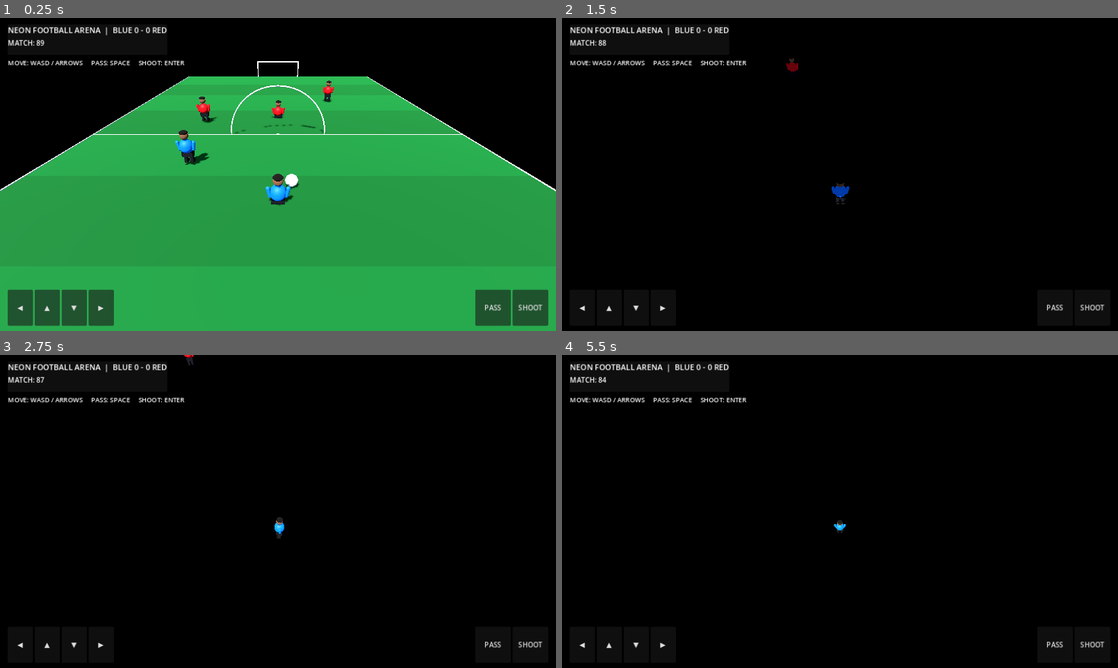
Above: before the commit, frames 1-4 (two rows, left to right).
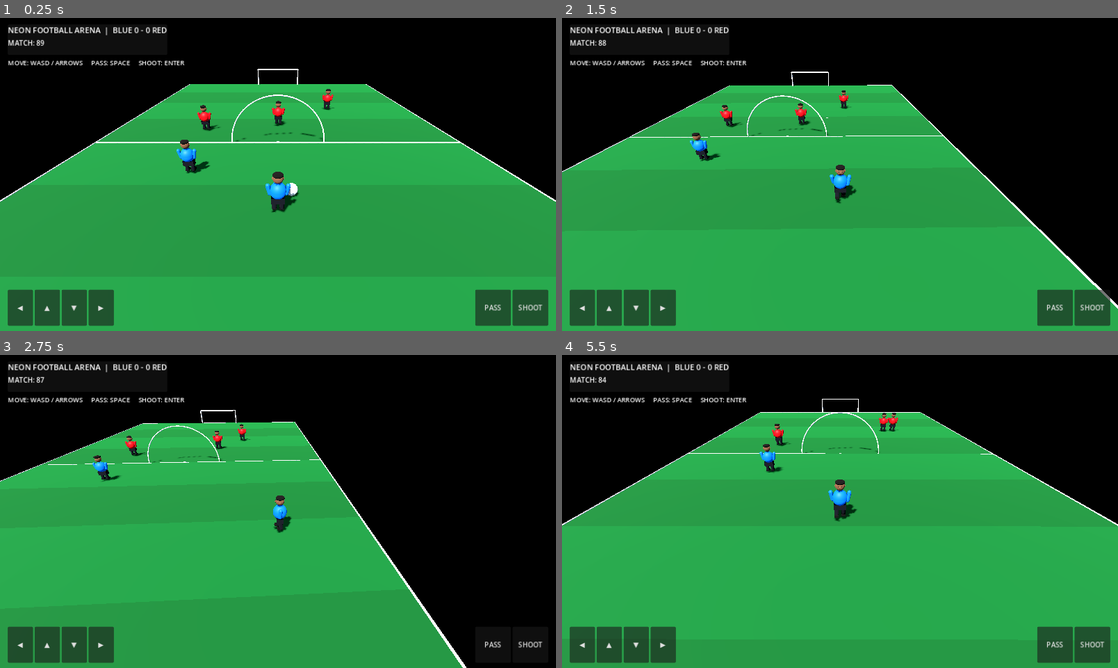
Above: after the commit, the same moments.

Repository: jasti1-real/Games-
Game: Godot game, scene res://Main.tscn
Same seed, same stepped clock (60 frames per second), same inputs: the game is played once before the commit and once after it.
Inputs:
- Up to frame 1 (0.25 s): no input
- Up to frame 2 (1.5 s): tap Enter (shoot_ball) at 0.5, 1.35 s; hold D (move_right) 0.53-1.28 s; tap Space (pass_ball) at 0.6 s; hold S (move_back) from 1.28 s (still down)
- Up to frame 3 (2.75 s): release S (move_back) at 2.03 s; hold D (move_right) from 2.03 s (still down); tap Space (pass_ball) at 2.1 s
- Up to frame 4 (5.5 s): release D (move_right) at 2.78 s; hold W (move_forward) 2.78-3.53 s; tap Enter (shoot_ball) at 2.85, 4.35 s; hold A (move_left) 3.53-5.03 s; tap Space (pass_ball) at 3.6, 5.1 s; hold S (move_back) from 5.03 s (still down)

The runs differ from the first frame. In frame 1, 5.1% of the frame differs, in the area x 0-100%, y 13-63%; in frame 2, 60%; in frame 3, 51%; in frame 4, 69%, in the area x 0-100%, y 14-100%.

Commit message:
Add procedural footballer run animations and richer face details

Diff:
--- a/android-game/main.gd
+++ b/android-game/main.gd
@@ -12,6 +12,7 @@
 var opponent: CharacterBody3D
 var ai_players: Array[CharacterBody3D] = []
 var animation_clock := 0.0
+var animation_parts: Dictionary = {}
 var hud_label: Label
 var touch_vector := Vector2.ZERO
 var action_pass := false
@@ -160,17 +161,22 @@
 	head.position.y = 1.93
 	head.material_override = skin
 	body.add_child(head)
-	# Simple arms make the procedural prototype read more clearly as a footballer.
+	# Shoulder pivots let the arms swing while the player runs.
+	var arm_pivots: Array[Node3D] = []
 	for side in [-1.0, 1.0]:
+		var arm_pivot := Node3D.new()
+		arm_pivot.position = Vector3(side * 0.4, 1.55, 0.02)
+		body.add_child(arm_pivot)
 		var arm := MeshInstance3D.new()
 		var arm_mesh := CapsuleMesh.new()
 		arm_mesh.radius = 0.12
 		arm_mesh.height = 0.72
 		arm.mesh = arm_mesh
-		arm.position = Vector3(side * 0.48, 1.22, 0.02)
+		arm.position = Vector3(side * 0.08, -0.28, 0.0)
 		arm.rotation_degrees.z = side * -12.0
 		arm.material_override = kit
-		body.add_child(arm)
+		arm_pivot.add_child(arm)
+		arm_pivots.append(arm_pivot)
 	var hair := MeshInstance3D.new()
 	var hair_mesh := SphereMesh.new()
 	hair_mesh.radius = 0.275
@@ -181,6 +187,33 @@
 	hair_mat.albedo_color = Color(0.055, 0.035, 0.02)
 	hair.material_override = hair_mat
 	body.add_child(hair)
+	# Nose, ears and simple mouth give the prototype head more readable features.
+	var nose := MeshInstance3D.new()
+	var nose_mesh := SphereMesh.new()
+	nose_mesh.radius = 0.055
+	nose_mesh.height = 0.09
+	nose.mesh = nose_mesh
+	nose.position = Vector3(0, 1.91, -0.27)
+	nose.material_override = skin
+	body.add_child(nose)
+	for side in [-1.0, 1.0]:
+		var ear := MeshInstance3D.new()
+		var ear_mesh := SphereMesh.new()
+		ear_mesh.radius = 0.07
+		ear_mesh.height = 0.12
+		ear.mesh = ear_mesh
+		ear.position = Vector3(side * 0.25, 1.92, 0.0)
+		ear.material_override = skin
+		body.add_child(ear)
+	var mouth := MeshInstance3D.new()
+	var mouth_mesh := BoxMesh.new()
+	mouth_mesh.size = Vector3(0.12, 0.025, 0.025)
+	mouth.mesh = mouth_mesh
+	mouth.position = Vector3(0, 1.83, -0.25)
+	var mouth_mat := StandardMaterial3D.new()
+	mouth_mat.albedo_color = Color(0.12, 0.035, 0.025)
+	mouth.material_override = mouth_mat
+	body.add_child(mouth)
 	for side in [-1.0, 1.0]:
 		var eye := MeshInstance3D.new()
 		var eye_mesh := SphereMesh.new()
@@ -199,25 +232,33 @@
 	shorts.position.y = 0.63
 	shorts.material_override = shorts_mat
 	body.add_child(shorts)
+	var leg_pivots: Array[Node3D] = []
 	for side in [-1.0, 1.0]:
+		var leg_pivot := Node3D.new()
+		leg_pivot.position = Vector3(side * 0.2, 0.55, 0)
+		body.add_child(leg_pivot)
 		var leg := MeshInstance3D.new()
 		var leg_mesh := CapsuleMesh.new()
 		leg_mesh.radius = 0.13
 		leg_mesh.height = 0.68
 		leg.mesh = leg_mesh
-		leg.position = Vector3(side * 0.2, 0.28, 0)
+		leg.position = Vector3(0, -0.28, 0)
 		leg.material_override = shorts_mat
-		body.add_child(leg)
+		leg_pivot.add_child(leg)
 		var boot := MeshInstance3D.new()
 		var boot_mesh := BoxMesh.new()
 		boot_mesh.size = Vector3(0.23, 0.12, 0.38)
 		boot.mesh = boot_mesh
-		boot.position = Vector3(side * 0.2, 0.07, -0.08)
+		boot.position = Vector3(0, -0.5, -0.08)
 		var boot_mat := StandardMaterial3D.new()
 		boot_mat.albedo_color = Color(0.025, 0.025, 0.03)
 		boot.material_override = boot_mat
-		body.add_child(boot)
+		leg_pivot.add_child(boot)
+		leg_pivots.append(leg_pivot)
 	add_child(body)
+	if label != "HomePlayer":
+		body.add_to_group("football_ai")
+	animation_parts[body.get_instance_id()] = {"legs": leg_pivots, "arms": arm_pivots}
 	return body
 
 func _build_ui() -> void:
@@ -289,6 +330,33 @@
 		button.button_up.connect(func(): action_pass = false)
 	parent.add_child(button)
 
+func _process(delta: float) -> void:
+	animation_clock += delta
+	for body in [player, opponent]:
+		_animate_player(body)
+	for body in get_tree().get_nodes_in_group("football_ai"):
+		_animate_player(body)
+
+func _animate_player(body: Node) -> void:
+	if not is_instance_valid(body) or not body is CharacterBody3D:
+		return
+	var parts: Dictionary = animation_parts.get(body.get_instance_id(), {})
+	if parts.is_empty():
+		return
+	var velocity: Vector3 = body.velocity
+	var speed := Vector2(velocity.x, velocity.z).length()
+	var intensity := clampf(speed / MOVE_SPEED, 0.0, 1.0)
+	var phase := animation_clock * (7.5 + speed * 1.2)
+	var legs: Array = parts.get("legs", [])
+	var arms: Array = parts.get("arms", [])
+	for i in range(legs.size()):
+		legs[i].rotation.x = sin(phase + float(i) * PI) * 0.62 * intensity
+		legs[i].rotation.z = 0.0
+	for i in range(arms.size()):
+		arms[i].rotation.x = sin(phase + float(i) * PI + PI) * 0.28 * intensity
+		arms[i].rotation.z = 0.0
+	body.position.y = 0.1 + absf(sin(phase * 2.0)) * 0.06 * intensity
+
 func _physics_process(delta: float) -> void:
 	if player == null:
 		return
